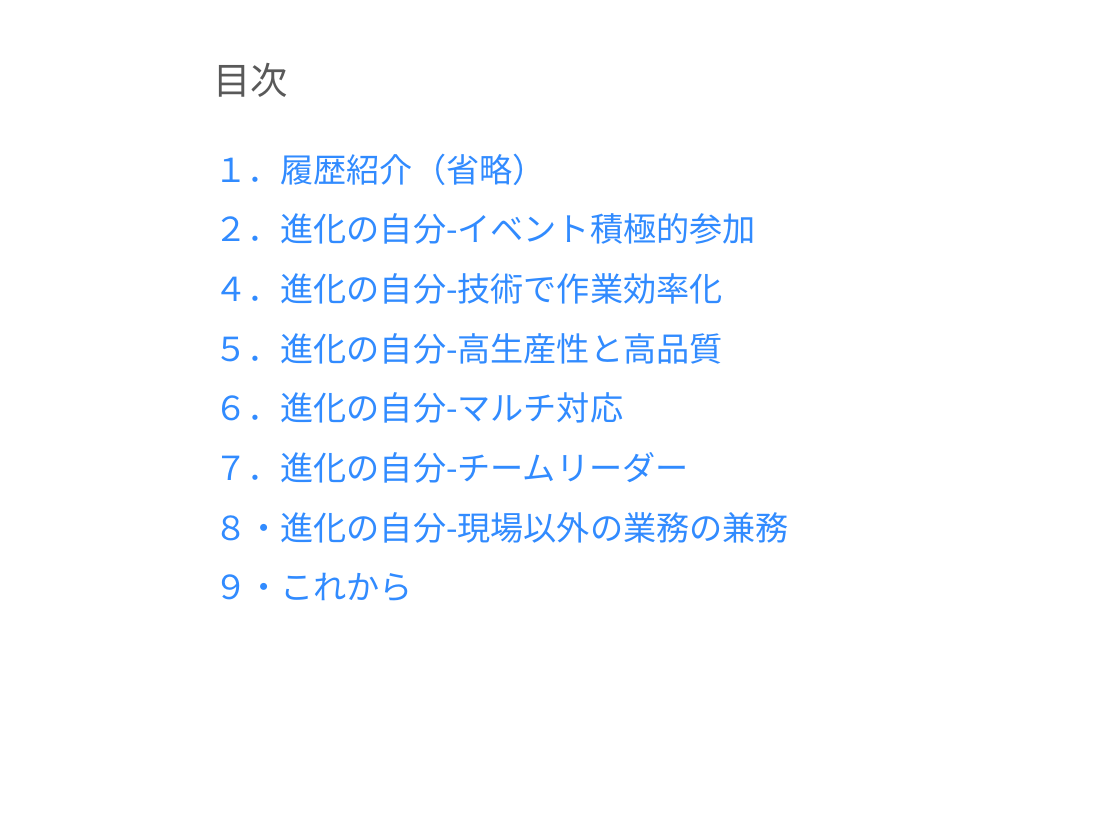
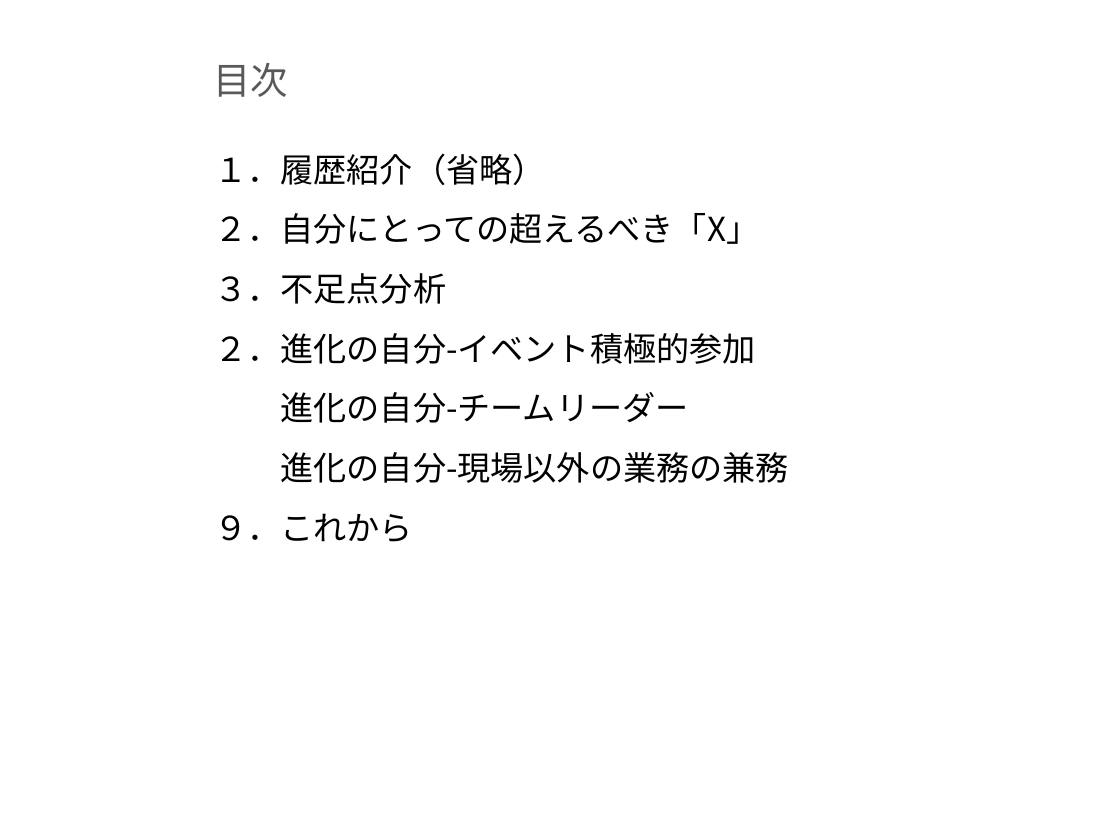
Before and after one commit to milo-bb/test, a slide deck: slide 2 of 昇格プレゼン(徐洋)_new.pptx. Drawn at 1120x840 pixels with LibreOffice and Linux fonts; fonts in the diff are those of the drawing; background and template pictures are left out. Boxes give left, top, right and bottom in pixels: in the first picture for what was removed or moved away, otherwise in the second. Text is boxed around its words. In the diff, an @@ line names an element or a change of style, - is before the commit and + after.

```diff
--- a/昇格プレゼン(徐洋)_new.pptx
+++ b/昇格プレゼン(徐洋)_new.pptx
@@ text at (215,153,789,542): text changed; text colour #318BFF to #000000 @@
-１．履歴紹介（省略）
-２．進化の自分-イベント積極的参加
-４．進化の自分-技術で作業効率化
-５．進化の自分-高生産性と高品質
-６．進化の自分-マルチ対応
-７．進化の自分-チームリーダー
-８・進化の自分-現場以外の業務の兼務
-９・これから
+１．履歴紹介（省略）
+２．自分にとっての超えるべき「X」
+３．不足点分析
+２．進化の自分-イベント積極的参加
+進化の自分-チームリーダー
+進化の自分-現場以外の業務の兼務
+９．これから
```
Also in this commit, not shown: 4 other slides changed, 4 slides added, 5 slides removed, 1 other file.
